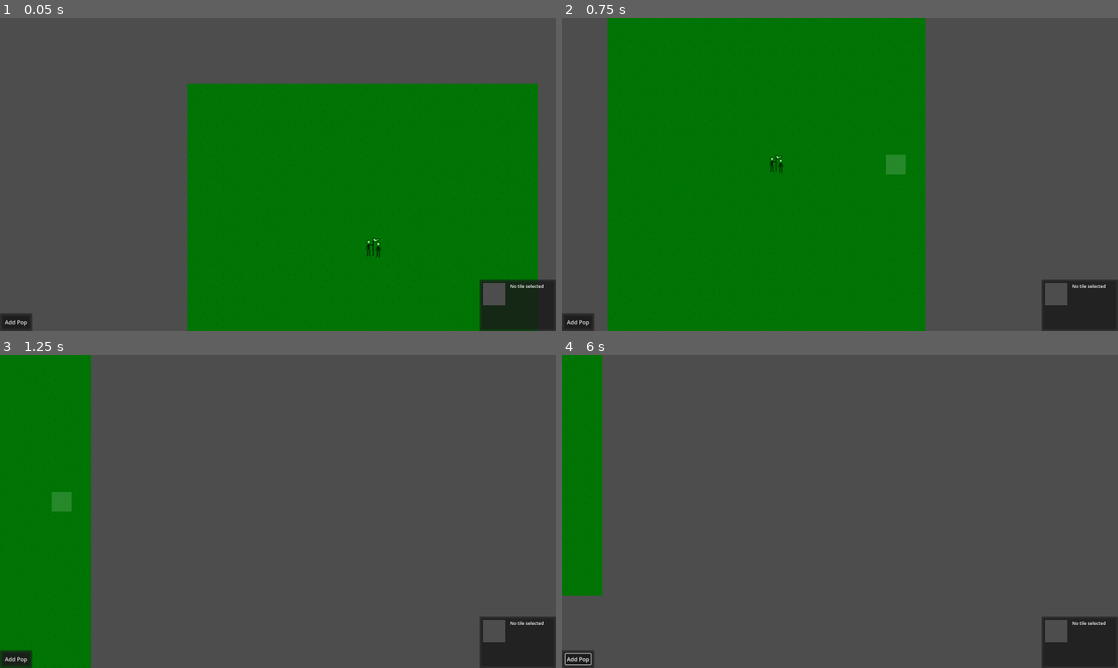
Above: before the commit, frames 1-4 (two rows, left to right).
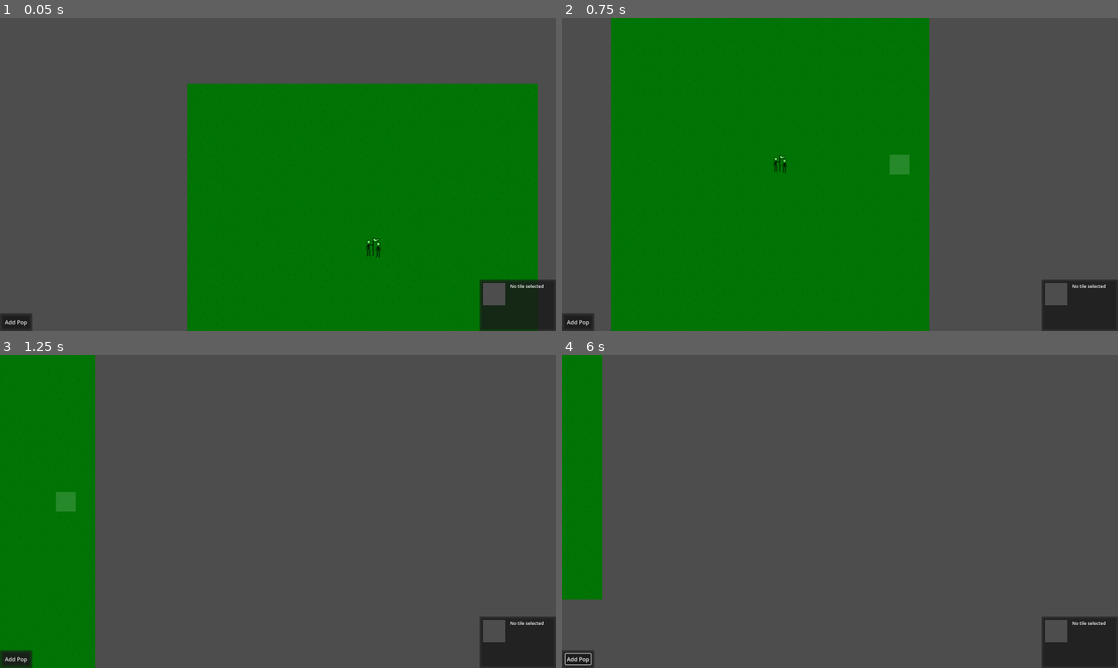
Above: after the commit, the same moments.

Repository: janbor86/4x-draft
Game: Godot game, scene res://main.tscn
Two runs of this game, one before a commit and one after it. Both use one fixed random seed, a clock stepped at 60 frames per second and the inputs below. The engine's default icon, where the game draws it, is replaced by a stand-in: a white triangle on a blue panel in a dark square.
Inputs (mouse positions are in pixels of both pictures, inside the frame that each line leads up to):
- Up to frame 1 (0.05 s): no input
- Up to frame 2 (0.75 s): move the mouse to (962, 158) at 0.52 s; hold Right (ui_right) from 0.53 s (still down); click (962, 158) at 0.67 s
- Up to frame 3 (1.25 s): keep holding Right (ui_right)
- Up to frame 4 (6 s): release Right (ui_right) at 1.25 s; drag from (728, 527) to (812, 574) at 1.27 s; click "Add Pop" at 2 s; tap Enter at 2.75, 4.25, 5.75 s; move the mouse to (895, 442) at 2.77 s; hold Right (ui_right) 2.78-3.5 s; tap Space at 3.5, 5 s; drag from (812, 574) to (673, 464) at 3.52 s; move the mouse to (1006, 558) at 4.27 s; hold Left (ui_left) 4.28-5 s; drag from (673, 464) to (756, 433) at 5.02 s; move the mouse to (867, 511) at 5.77 s; hold Down (ui_down) from 5.78 s (still down); click (867, 511) at 5.92 s

Frame 1 is identical in both runs. In frame 2, 1.7% of the frame differs, in the area x 8-67%, y 0-100%; in frame 3, 0.8%; in frame 4, 0.1%.

Commit message:
refactor map folder structure

Diff:
--- a/4x-draft/main.gd
+++ b/4x-draft/main.gd
@@ -2,26 +2,9 @@
 class_name Main
 
 @onready var game_map = $GameMap
-@onready var camera: MapCamera = $Camera2D
+@onready var map_camera: Camera2D = %MapCamera
 
-var zoom_level: float = 2.0
-const DRAG_THRESHOLD: float = 4.0
 
 func _ready() -> void:
-	camera.setup((Rect2i(Vector2i.ZERO, Vector2i(game_map.MAP_WIDTH * game_map.TILE_SIZE, game_map.MAP_HEIGHT * game_map.TILE_SIZE))))
+	map_camera.setup((Rect2i(Vector2i.ZERO, Vector2i(game_map.MAP_WIDTH * game_map.TILE_SIZE, game_map.MAP_HEIGHT * game_map.TILE_SIZE))))
 	print("Main scene is ready!")
-
-func _process(_delta: float) -> void:
-	_handle_input(_delta)
-
-func _handle_input(delta: float) -> void:
-	# Pan camera with arrow keys or WASD (frame-rate independent)
-	var pan_speed = 400.0 * delta
-	if Input.is_action_pressed("ui_up"):
-		camera.global_position.y -= pan_speed
-	if Input.is_action_pressed("ui_down"):
-		camera.global_position.y += pan_speed
-	if Input.is_action_pressed("ui_left"):
-		camera.global_position.x -= pan_speed
-	if Input.is_action_pressed("ui_right"):
-		camera.global_position.x += pan_speed
--- a/4x-draft/main.tscn
+++ b/4x-draft/main.tscn
@@ -6,13 +6,12 @@
 [ext_resource type="PackedScene" uid="uid://d3k24e30mk2gx" path="res://ui/selection_info.tscn" id="4_1bvp3"]
 
 [node name="Main" type="Node2D"]
-position = Vector2(0, 1)
 script = ExtResource("1_ig7tw")
 
 [node name="GameMap" parent="." instance=ExtResource("2_game_map")]
 unique_name_in_owner = true
 
-[node name="Camera2D" type="Camera2D" parent="."]
+[node name="MapCamera" type="Camera2D" parent="."]
 unique_name_in_owner = true
 zoom = Vector2(2, 2)
 script = ExtResource("3_h2yge")
--- a/4x-draft/map/layers/unit/32x32_unit_tiles.tres
+++ b/4x-draft/map/layers/unit/32x32_unit_tiles.tres
@@ -1,14 +1,12 @@
-[gd_resource type="TileSet" load_steps=5 format=3 uid="uid://dcblb7oc8nm7d"]
+[gd_resource type="TileSet" load_steps=4 format=3 uid="uid://dcblb7oc8nm7d"]
 
-[ext_resource type="PackedScene" uid="uid://bvteu8fkm3sr3" path="res://map/layers/empty_tile.tscn" id="1_y5iue"]
-[ext_resource type="PackedScene" uid="uid://il8snx0sbiov" path="res://map/layers/unit/wandering_tribe.tscn" id="2_jd6jb"]
-[ext_resource type="PackedScene" uid="uid://dyj6wskp2fnrs" path="res://map/layers/unit/small_tribe.tscn" id="3_gu33s"]
+[ext_resource type="PackedScene" uid="uid://bvteu8fkm3sr3" path="res://map/layers/empty_tile.tscn" id="1_3a2g5"]
+[ext_resource type="PackedScene" uid="uid://il8snx0sbiov" path="res://map/layers/unit/wandering_tribe.tscn" id="2_vv5e4"]
 
 [sub_resource type="TileSetScenesCollectionSource" id="TileSetScenesCollectionSource_vvqu8"]
 resource_name = "unit_tile_source"
-scenes/0/scene = ExtResource("1_y5iue")
-scenes/1/scene = ExtResource("2_jd6jb")
-scenes/3/scene = ExtResource("3_gu33s")
+scenes/0/scene = ExtResource("1_3a2g5")
+scenes/1/scene = ExtResource("2_vv5e4")
 
 [resource]
 tile_size = Vector2i(32, 32)
--- a/4x-draft/map_camera.gd
+++ b/4x-draft/map_camera.gd
@@ -46,6 +46,7 @@
 		if Input.is_action_pressed(action):
 			position += scroll_speed * delta * scroll_map[action]
 	zoom_level += snappedf((target - zoom_level) * delta * zoom_speed, 0.0001)
+	_handle_input(delta)
 
 
 func _input(event):
@@ -67,6 +68,19 @@
 			if dragging:
 				position -= event.relative / zoom
 
+func _handle_input(delta: float) -> void:
+	# Pan camera with arrow keys or WASD (frame-rate independent)
+	var pan_speed = 400.0 * delta
+	if Input.is_action_pressed("ui_up"):
+		global_position.y -= pan_speed
+	if Input.is_action_pressed("ui_down"):
+		global_position.y += pan_speed
+	if Input.is_action_pressed("ui_left"):
+		global_position.x -= pan_speed
+	if Input.is_action_pressed("ui_right"):
+		global_position.x += pan_speed
+
+
 func update_zoom():
 	zoom_level_changed.emit(zoom_level)
 	zoom = zoom_level * Vector2.ONE
--- a/4x-draft/ui/selection_info.tscn
+++ b/4x-draft/ui/selection_info.tscn
@@ -1,7 +1,7 @@
 [gd_scene load_steps=4 format=3 uid="uid://d3k24e30mk2gx"]
 
 [ext_resource type="Script" uid="uid://cwpx30u6twu4p" path="res://ui/selection_info.gd" id="1_fnn33"]
-[ext_resource type="Script" uid="uid://coy2mdy7xp27a" path="res://ui/sub_viewport.gd" id="2_fnn33"]
+[ext_resource type="Script" uid="uid://coy2mdy7xp27a" path="res://ui/selection_viewport.gd" id="2_fnn33"]
 
 [sub_resource type="LabelSettings" id="LabelSettings_h2yge"]
 font_size = 13
@@ -54,7 +54,6 @@
 [node name="SelectionCamera" type="Camera2D" parent="MarginContainer/HBoxContainer/MarginContainer/SelectionViewPort/SubViewport"]
 unique_name_in_owner = true
 position = Vector2(1380, 752)
-offset = Vector2(0, 1)
 zoom = Vector2(2, 2)
 
 [node name="VBoxContainer" type="VBoxContainer" parent="MarginContainer/HBoxContainer"]
Renamed: 4x-draft/ui/sub_viewport.gd -> 4x-draft/ui/selection_viewport.gd
Renamed: 4x-draft/ui/sub_viewport.gd.uid -> 4x-draft/ui/selection_viewport.gd.uid
